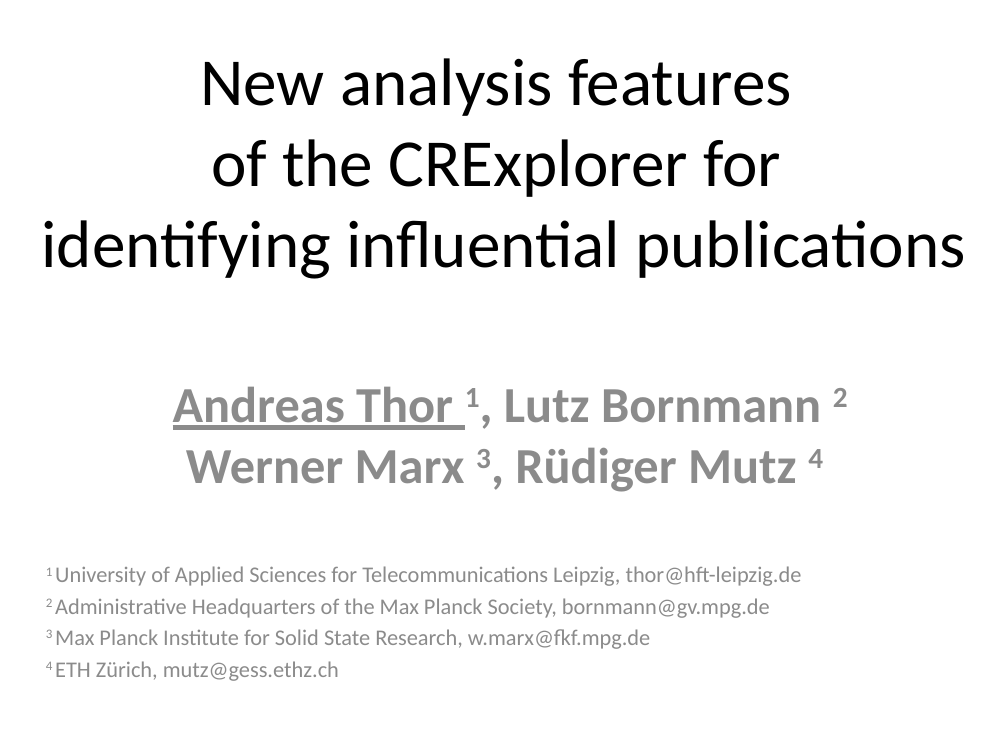
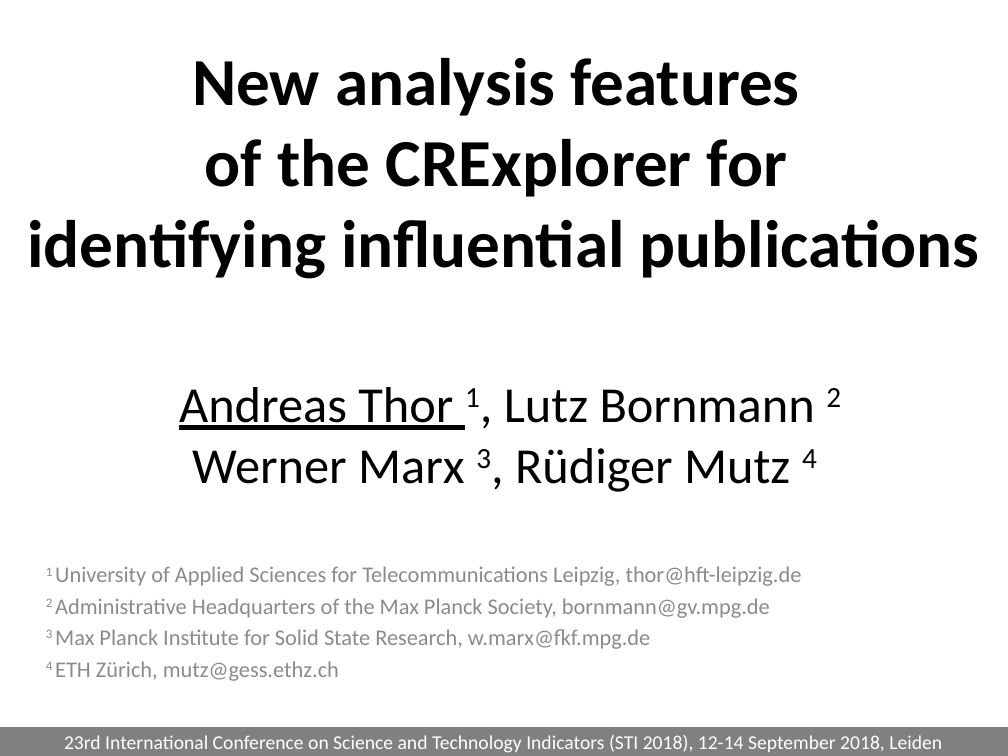
Before and after one commit to andreas-thor/cre, a slide deck: slide 1 of docs/slides/cre_overview.pptx. Drawn at 1008x756 pixels with LibreOffice and Linux fonts; fonts in the diff are those of the drawing. Boxes give left, top, right and bottom in pixels: in the first picture for what was removed or moved away, otherwise in the second. Text is boxed around its words. In the diff, an @@ line names an element or a change of style, - is before the commit and + after.

```diff
--- a/docs/slides/cre_overview.pptx
+++ b/docs/slides/cre_overview.pptx
@@ title "New analysis features of the ..." at <box>28,58,979,279</box>: bold on @@
@@ subtitle at <box>179,387,841,492</box>: text colour #8C8C8C to #000000, bold off in "Andreas Thor 1, Lutz Bornmann 2 Werner ..." @@
@@ rectangle added at <box>0,727,1008,756</box>, fill #808080, 14 pt, text #FFFFFF @@
+23rd International Conference on Science and Technology Indicators (STI 2018), 12-14 September 2018, Leiden
```
Also in this commit, not shown: 3 other slides changed, 5 slides added, 2 other files.
